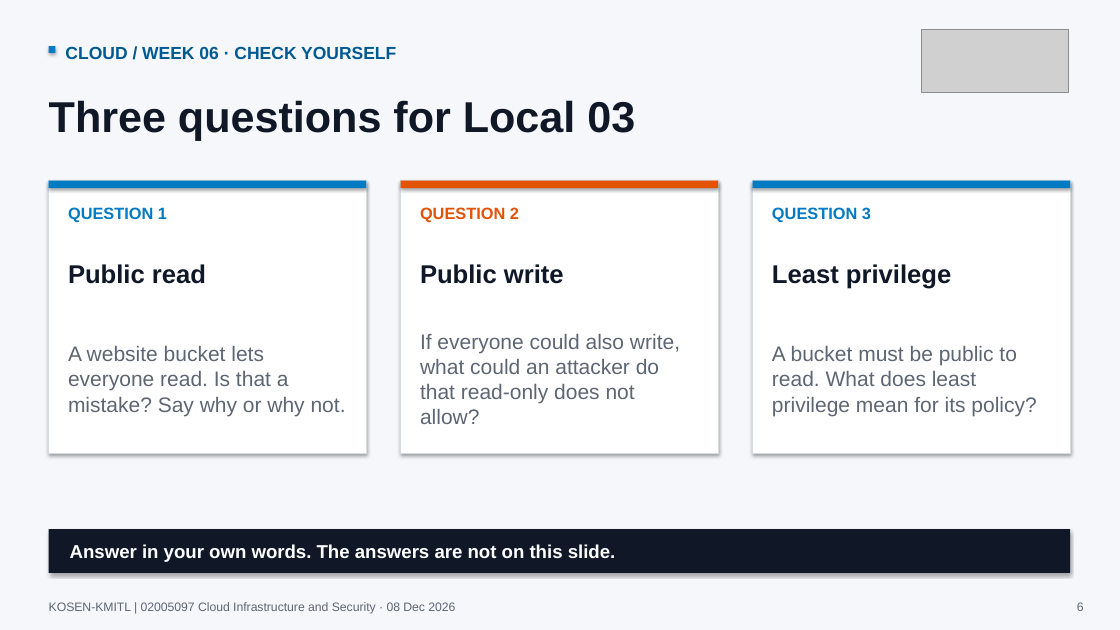
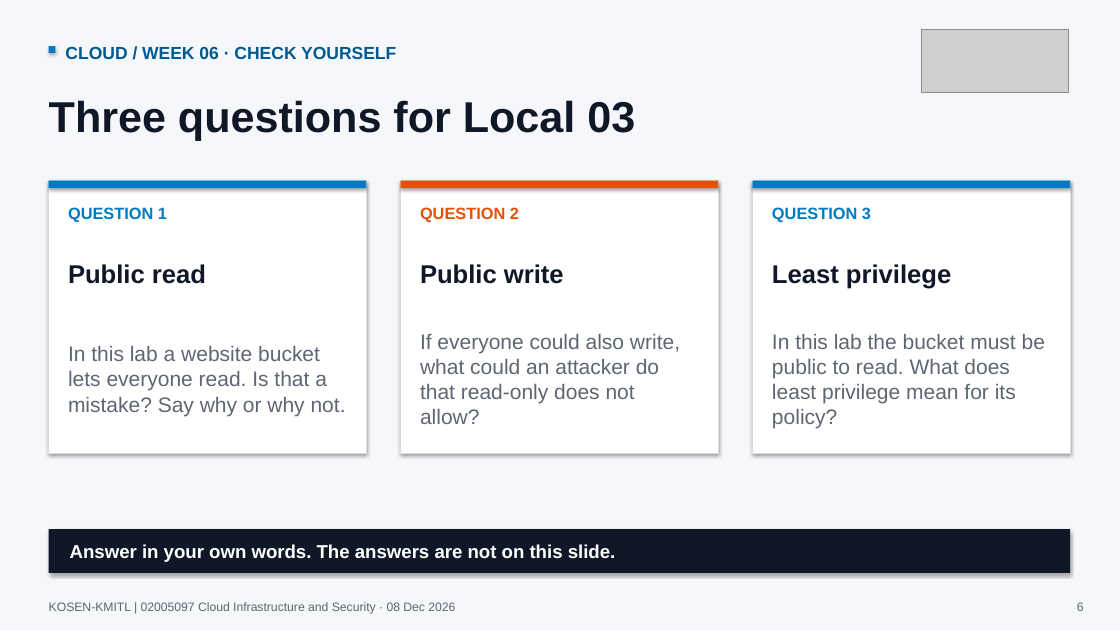
Before and after one commit to nutthakorn7/cloud-infrastructure-security, a slide deck: slide 6 of slides/weekly-bridges/output/Week06_Cloud_Course_Bridge.pptx. Drawn at 1120x630 pixels with LibreOffice and Linux fonts; fonts in the diff are those of the drawing; grey boxes stand for pictures. Boxes give left, top, right and bottom in pixels: in the first picture for what was removed or moved away, otherwise in the second. Text is boxed around its words. In the diff, an @@ line names an element or a change of style, - is before the commit and + after.

```diff
--- a/slides/weekly-bridges/output/Week06_Cloud_Course_Bridge.pptx
+++ b/slides/weekly-bridges/output/Week06_Cloud_Course_Bridge.pptx
@@ text at (x1=68, y1=346, x2=346, y2=416): text changed @@
-A website bucket lets everyone read. Is that a mistake? Say why or why not.
+In this lab a website bucket lets everyone read. Is that a mistake? Say why or why not.
@@ text at (x1=772, y1=334, x2=1045, y2=429): text changed @@
-A bucket must be public to read. What does least privilege mean for its policy?
+In this lab the bucket must be public to read. What does least privilege mean for its policy?
```
Also in this commit, not shown: 2 other slides changed, 2 other files.
